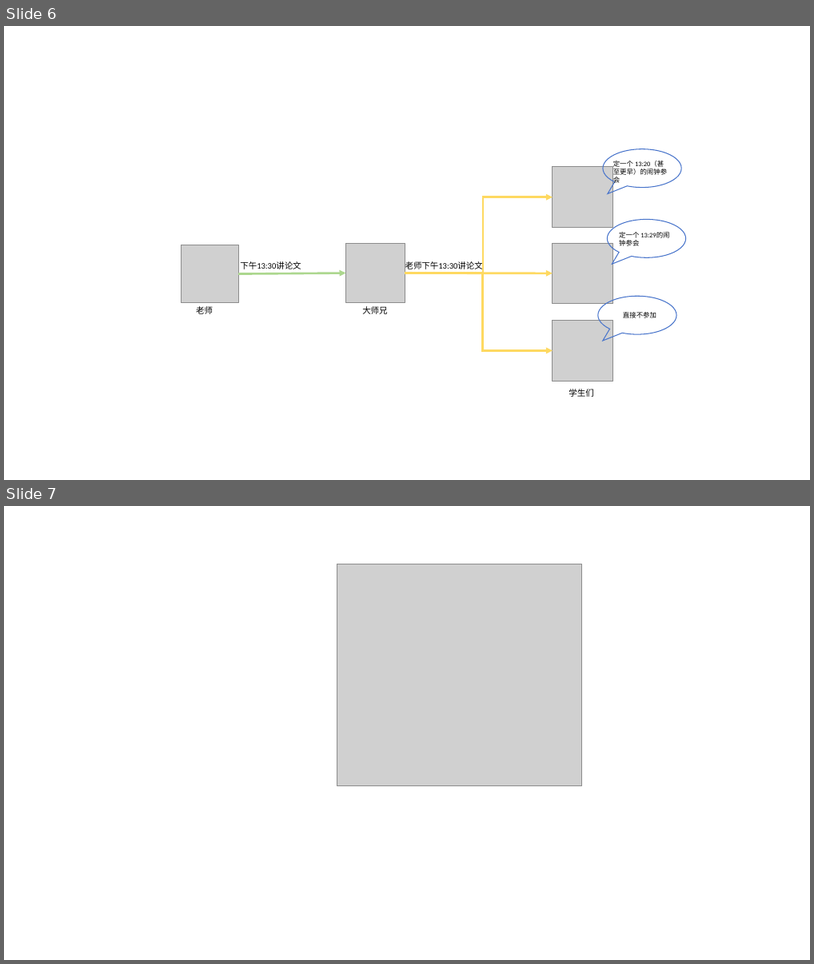
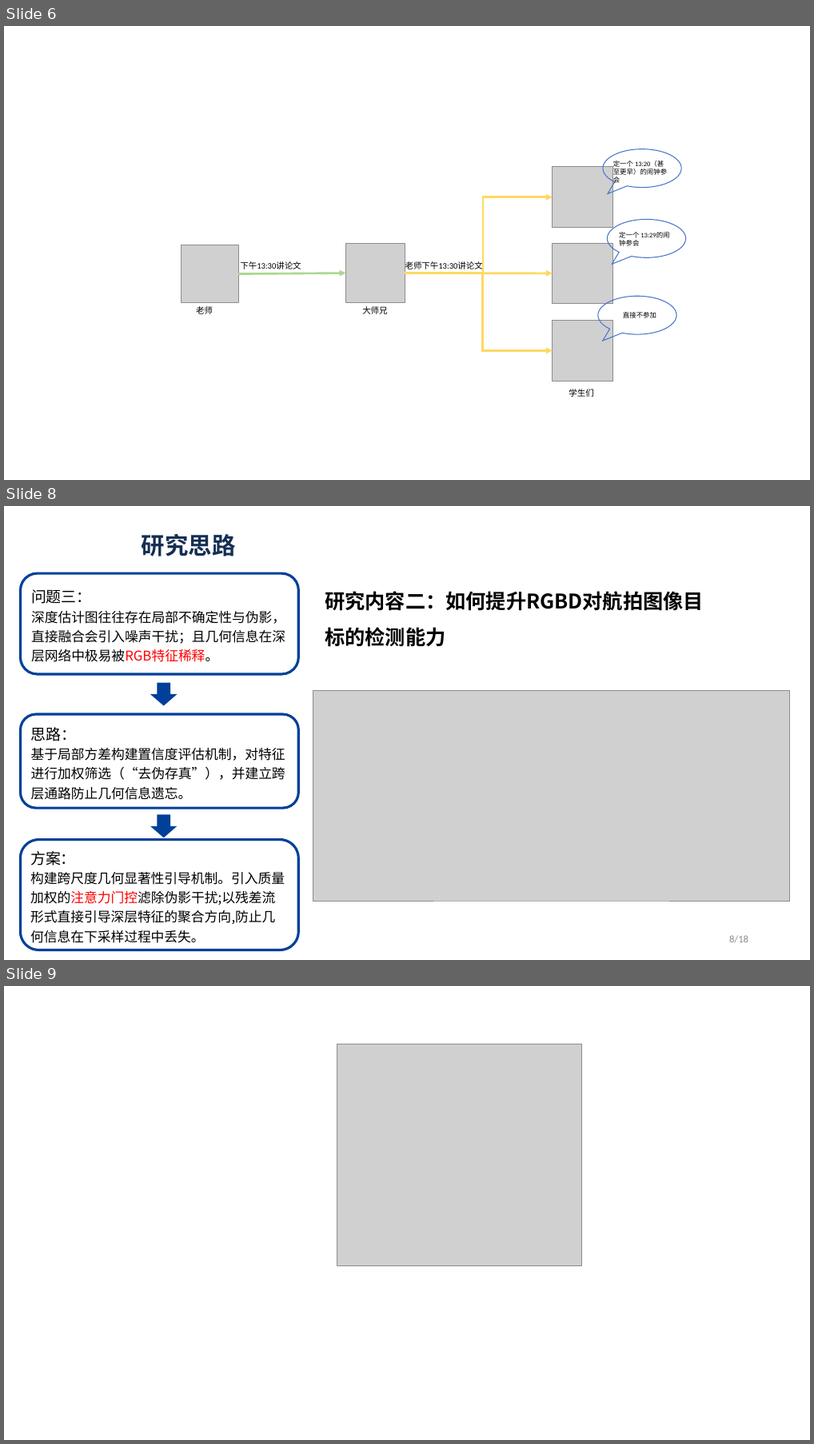
Before and after one commit to killerqueen4804/ESDK_On_Sophon, a slide deck: 展示文稿.pptx. Shown one above the other, each under a label of ours: slides 6 and 7 before the commit, slides 6, 8 and 9 after it; the slides between them are not shown. The pictures are 814x964 and 814x1444 pixels, drawn with LibreOffice and Linux fonts; fonts in the diff are those of the drawing; grey boxes stand for pictures. Boxes give left, top, right and bottom in pixels: in the first picture for what was removed or moved away, otherwise in the second. Text is boxed around its words. In the diff, an @@ line names an element or a change of style, - is before the commit and + after.

```diff
--- a/展示文稿.pptx
+++ b/展示文稿.pptx
@@ slide 8 added at bbox=[4, 506, 810, 960], background #FFFFFF @@
@@ text added at bbox=[142, 534, 235, 556], 28 pt, text #152E52, bold @@
+研究思路
@@ rounded rectangle added at bbox=[20, 573, 298, 673], outline #014099 3 pt, 16 pt, text #000000 @@
+问题三：
+深度估计图往往存在局部不确定性与伪影，直接融合会引入噪声干扰；且几何信息在深层网络中极易被RGB特征稀释。
@@ text added at bbox=[325, 591, 704, 611], 24 pt, text #000000, bold @@
+研究内容二：如何提升RGBD对航拍图像目标的检测能力
@@ right arrow added at bbox=[150, 683, 177, 706], fill #014099 @@
@@ picture added at bbox=[313, 690, 790, 900] @@
@@ rounded rectangle added at bbox=[20, 714, 298, 808], outline #014099 3 pt, 16 pt, text #000000 @@
+思路：
+基于局部方差构建置信度评估机制，对特征进行加权筛选（“去伪存真”），并建立跨层通路防止几何信息遗忘。
@@ right arrow added at bbox=[150, 815, 177, 837], fill #014099 @@
@@ rounded rectangle added at bbox=[20, 840, 298, 949], outline #014099 3 pt, 16 pt, text #000000 @@
+方案：
+构建跨尺度几何显著性引导机制。引入质量加权的注意力门控滤除伪影干扰;以残差流形式直接引导深层特征的聚合方向,防止几何信息在下采样过程中丢失。
@@ page number added at bbox=[730, 935, 749, 943], 12 pt, text #8C8C8C @@
+8/18
@@ what was slide 7 is now slide 9 @@
```
Also in this commit, not shown: 1 other slide added.
